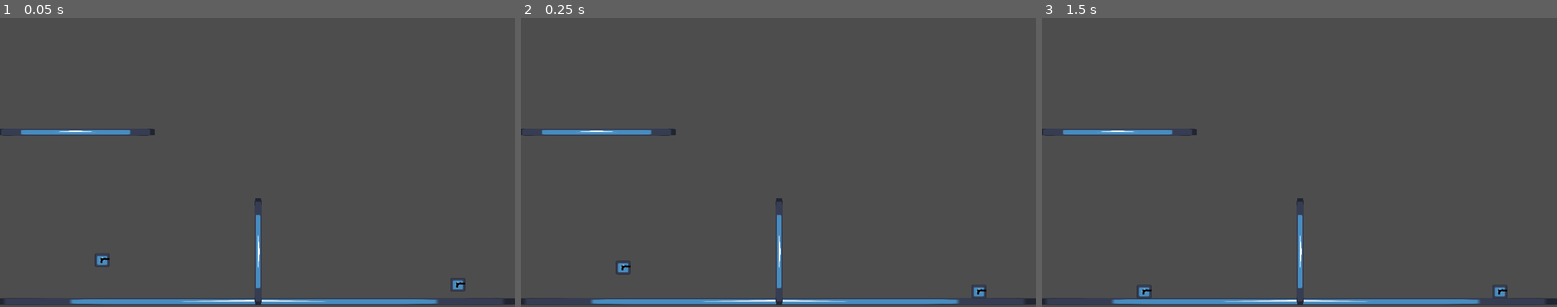
Above: before the commit, frames 1-3 (left to right).
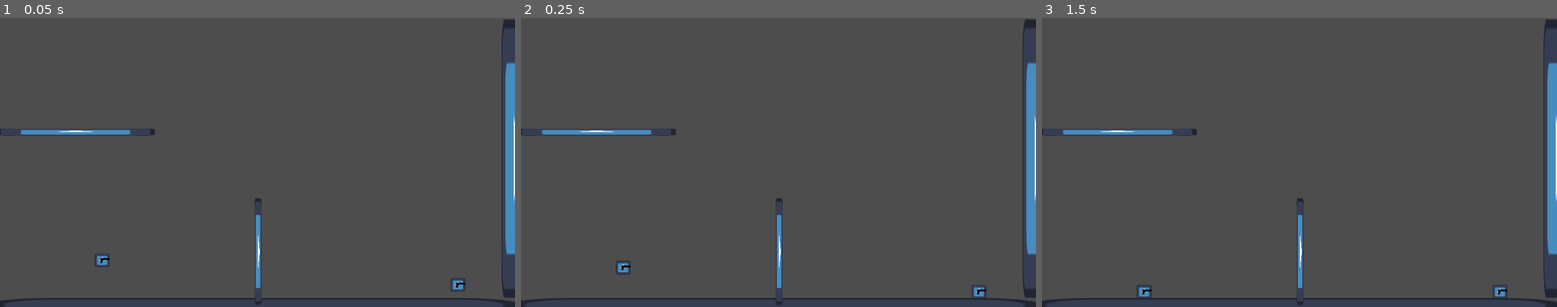
Above: after the commit, the same moments.

Repository: TK-ool/godot-fighting-game
Game: Godot game, scene res://scenen/Level.tscn
Two runs of this game, one before a commit and one after it. Both use one fixed random seed, a clock stepped at 60 frames per second and the inputs below. The engine's default icon, where the game draws it, is replaced by a stand-in: a white triangle on a blue panel in a dark square.
Inputs:
- Up to frame 1 (0.05 s): no input
- Up to frame 2 (0.25 s): no input
- Up to frame 3 (1.5 s): tap Enter at 1.25 s

The runs differ from the first frame. In frame 1, 3.3% of the frame differs, in the area x 0-100%, y 0-100%; in frame 2, 3.3%; in frame 3, 3.3%.

Commit message:
walljump/wallslide
variablen müssen alle noch angepasst werden sind aber denke fürs erste nicht schlecht

Diff:
--- a/scenen/Level.tscn
+++ b/scenen/Level.tscn
@@ -4,7 +4,7 @@
 [ext_resource type="PackedScene" uid="uid://bvxsg7v8yfy1s" path="res://scenen/Player.tscn" id="2_b17pj"]
 
 [sub_resource type="RectangleShape2D" id="RectangleShape2D_j4ie4"]
-size = Vector2(1981.5, 27.5)
+size = Vector2(1981.5, 197.5)
 
 [sub_resource type="RectangleShape2D" id="RectangleShape2D_qs5kr"]
 size = Vector2(592, 20)
@@ -12,18 +12,21 @@
 [sub_resource type="RectangleShape2D" id="RectangleShape2D_b17pj"]
 size = Vector2(386.87476, 21.999512)
 
+[sub_resource type="RectangleShape2D" id="RectangleShape2D_rpce8"]
+size = Vector2(1038.9999, 70)
+
 [node name="Level" type="Node2D" unique_id=1338423698]
 
 [node name="StaticBody2D" type="StaticBody2D" parent="." unique_id=1313331464]
 position = Vector2(927, 861)
 
 [node name="Sprite2D2" type="Sprite2D" parent="StaticBody2D" unique_id=346858997]
-position = Vector2(19.369995, 198.5)
-scale = Vector2(15.5078125, 0.21093729)
+position = Vector2(19.369995, 285)
+scale = Vector2(15.5078125, 1.5624998)
 texture = ExtResource("1_1c8xf")
 
 [node name="CollisionShape2D" type="CollisionShape2D" parent="StaticBody2D" unique_id=1980955907]
-position = Vector2(20.25, 200.25)
+position = Vector2(20.25, 285.25)
 shape = SubResource("RectangleShape2D_j4ie4")
 
 [node name="StaticBody2D3" type="StaticBody2D" parent="." unique_id=140286704]
@@ -57,3 +60,16 @@
 [node name="CharacterBody2D2" parent="." unique_id=945483878 instance=ExtResource("2_b17pj")]
 position = Vector2(1708, 996)
 device = 1
+
+[node name="StaticBody2D4" type="StaticBody2D" parent="." unique_id=1811994358]
+position = Vector2(1900, 519)
+rotation = 1.5707964
+
+[node name="CollisionShape2D" type="CollisionShape2D" parent="StaticBody2D4" unique_id=365091686]
+position = Vector2(8, -4.999939)
+shape = SubResource("RectangleShape2D_rpce8")
+
+[node name="Sprite2D" type="Sprite2D" parent="StaticBody2D4" unique_id=363847116]
+position = Vector2(6.6550446, -16.637512)
+scale = Vector2(8.112532, 0.7400389)
+texture = ExtResource("1_1c8xf")
--- a/scripts/Player.gd
+++ b/scripts/Player.gd
@@ -5,7 +5,7 @@
 const SPEED = 300.0
 const JUMP_VELOCITY = -600.0
 
-
+#Dash values
 const Dashspeed = 1200
 var is_dashing: bool = false
 var can_dash: bool = true
@@ -13,6 +13,18 @@
 var dash_timer: float = 0.0
 var DASH_TIME: float = 0.4
 var airdash: bool = false
+
+#Walljump values
+const gravity_wall: float = 80
+const wall_jump_push_force: float = 800
+#coyote time ist zeit nachdem der spieler die Wand verlassen hat, das er den wandspung noch ausführen kann
+var wall_contact_coyote: float = 0.0
+const wall_contact_coyote_time: float = 0.02
+#lock horizontal movement zeit
+var wall_jump_lock:float = 0.0
+const Wall_jump_locktime: float = 0.2
+var look_direction_x: int = 1
+
 
 @export var health_data: HealthResource
 @export var device : int = 0
@@ -22,24 +34,42 @@
 func _physics_process(delta: float) -> void:
 
 	# Add the gravity.
-	if not is_on_floor() and is_dashing == false:
-		velocity += get_gravity() * delta
-
-	# Handle jump.
-	if is_dashing == false:
-		if Input.is_action_pressed("P%d_jump" % [device]) and is_on_floor() :
-			print("player %d jump" % device)
-			velocity.y = JUMP_VELOCITY
 
 
+
+	if is_dashing == false:
+
 		var direction := Input.get_axis("P%d_links" % device,"P%d_rechts" % device)
-		if direction :
+
+
+		if wall_jump_lock > 0.0:
+			wall_jump_lock -= delta
+			velocity.x = move_toward(velocity.x, 0, SPEED *  0.3) # geschwindigkeit bei dem das movement wiederaufgenommen wird
+
+		elif direction :
 			velocity.x = direction * SPEED
+
 		else:
 			velocity.x = move_toward(velocity.x, 0, SPEED)
+
+	#Walljump, stored die richtung des walljumps und ohne velocity > 0
+	if velocity.x != 0 and is_on_wall()  and !is_on_floor():
+		look_direction_x = sign(velocity.x)
+		wall_contact_coyote = wall_contact_coyote_time
+
+		#velocity.y  muss >0 sein sonst würde er vor dem slide die gravity hinzufügen, deswegn doppeltes if
+	if !is_on_floor() and velocity.y > 0 and is_on_wall() and velocity.x != 0:
+		velocity.y = gravity_wall
+
+		# normale Gravity funktion drüber wallslide gravity
+	elif not is_on_floor() and is_dashing == false:
+		velocity += get_gravity() * delta
+		wall_contact_coyote -= delta
+
+
 	move_and_slide()
 	dash(delta)
-
+	jumps()
 func _ready() -> void:
 	device_id.emit(device)
 	health_data = health_data.duplicate()
@@ -80,11 +110,19 @@
 	if is_on_floor():
 		can_dash = true
 
-	if airdash == true and is_on_floor():
+	if airdash == true and is_on_floor() or is_on_wall() or is_on_ceiling():
 		is_dashing = false
 		airdash = false
 
 
+func jumps():
+	if !is_dashing and (is_on_floor() or wall_contact_coyote > 0.0):
+		if Input.is_action_just_pressed("P%d_jump" % device):
+			velocity.y = JUMP_VELOCITY
+			if wall_contact_coyote > 0.0:
+				velocity.x = -look_direction_x * wall_jump_push_force
+				velocity.y = JUMP_VELOCITY * 1.2
+				wall_jump_lock = Wall_jump_locktime
 
 func _on_hit_area_area_entered(area: Area2D) -> void:
 	print(device, " got hit")
